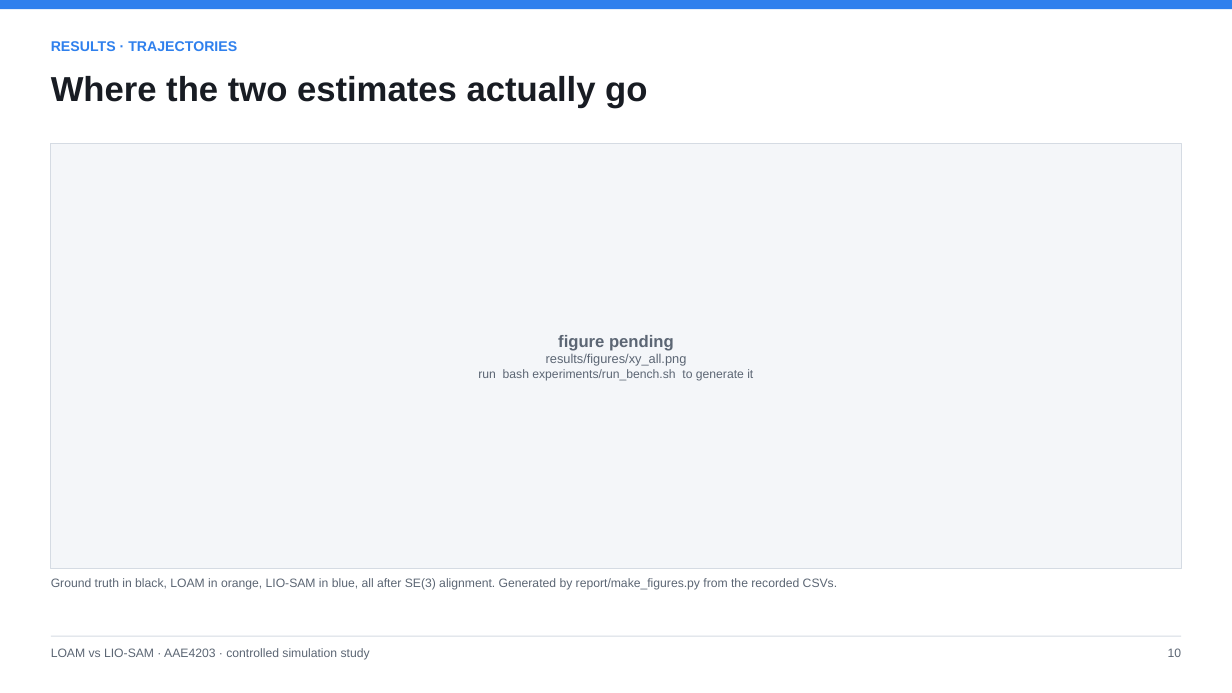
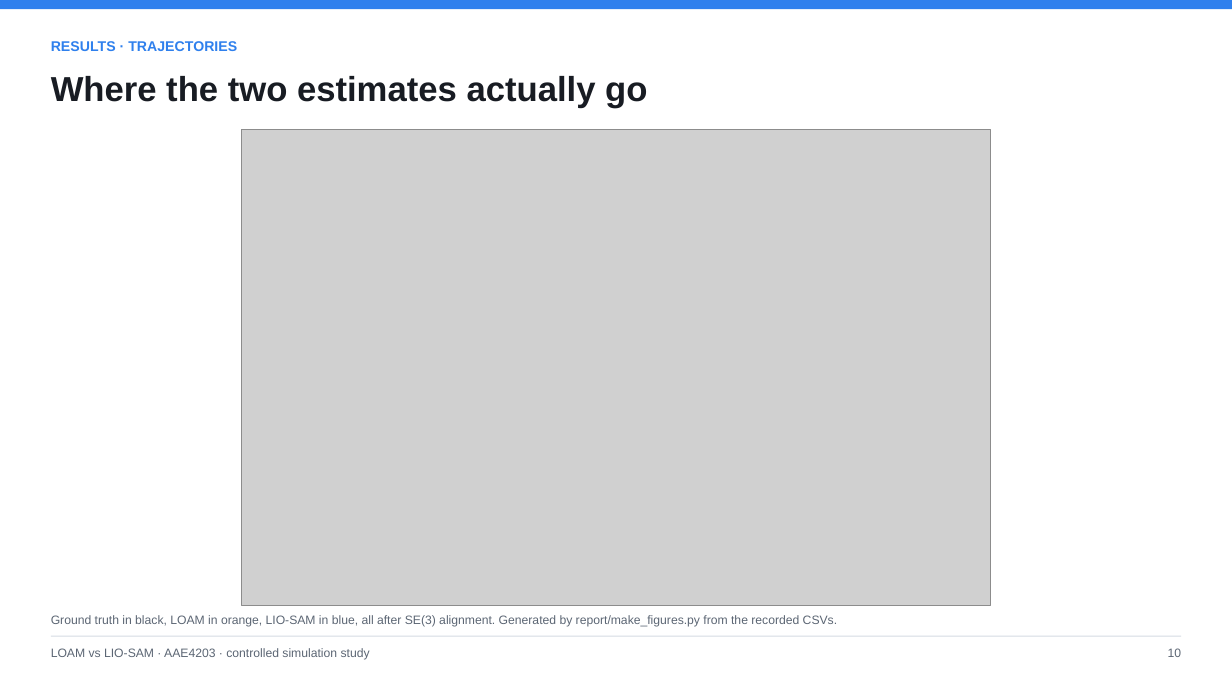
Before and after one commit to broken-pear/AAE4203_LIOSAM_demo, a slide deck: slide 11 of report/LOAM_vs_LIOSAM_comparison.pptx. Drawn at 1232x693 pixels with LibreOffice and Linux fonts; fonts in the diff are those of the drawing; grey boxes stand for pictures. Boxes give left, top, right and bottom in pixels: in the first picture for what was removed or moved away, otherwise in the second. Text is boxed around its words. In the diff, an @@ line names an element or a change of style, - is before the commit and + after.

Commit message:
Build the deck from the measured run, and keep stray files out of the figures
The deck now carries the six-scenario table as measured: 50.6% better on nominal motion, 30.6% on fast yaw, 98.6% in the corridor, 58.6% in the sparse hall, and worse on two scenarios that the summary and closing slides both state.

Two figure problems surfaced once real images were embedded. make_figures globbed every csv under results/raw, so the liosam_rate0.7_backup.csv kept for a rate comparison became a third series - visible as a grey legend entry and a grey bar in the ATE chart that no reader could account for; only <scenario>/<algorithm>.csv is accepted now. And figure() forced images into a fixed box, which either distorted them or left the six-panel overview occupying half the slide; pictures are now fitted to the box by aspect ratio and centred.

The ATE summary chart is redrawn from all_runs.csv at slide proportions, with values annotated only where the bars are tall enough to read them.

```diff
--- a/report/LOAM_vs_LIOSAM_comparison.pptx
+++ b/report/LOAM_vs_LIOSAM_comparison.pptx
@@ rectangle removed at (51, 143, 1181, 568) @@
@@ picture added at (241, 129, 991, 605) @@
@@ text removed at (478, 335, 753, 381) @@
-figure pending
-results/figures/xy_all.png
-run bash experiments/run_bench.sh to generate it
@@ text "Ground truth in black, LOAM ...": place and size @@
-text "Ground truth in black, LOAM ..." at (51, 578, 837, 590)
+text "Ground truth in black, LOAM ..." at (51, 615, 837, 627)
```
Also in this commit, not shown: 5 other slides changed, 3 other files.
